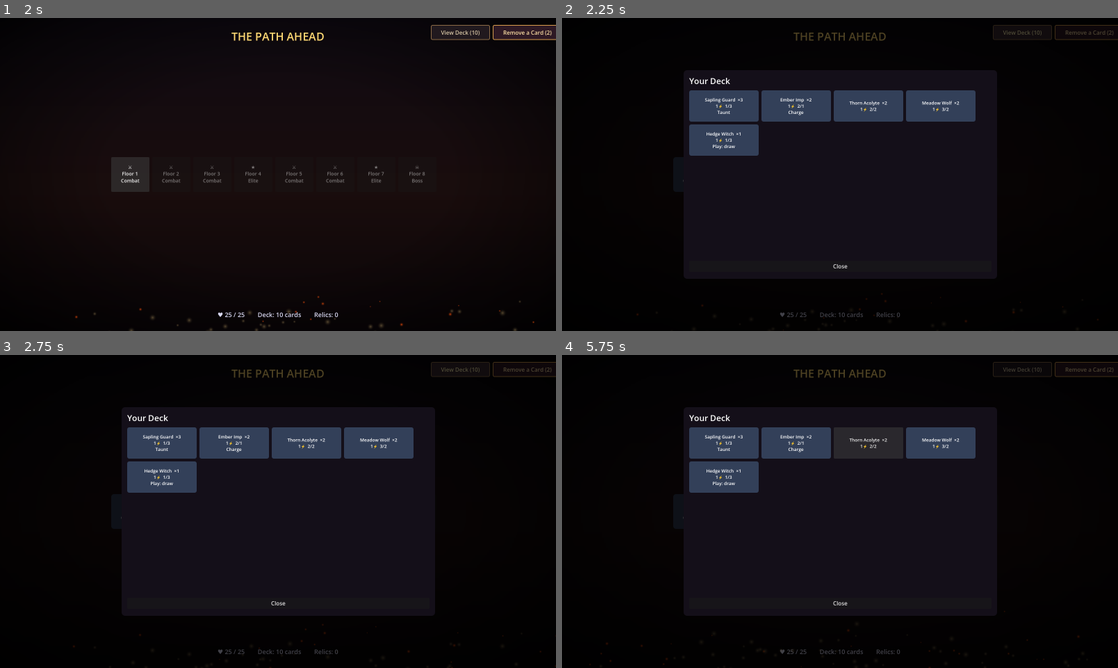
Above: before the commit, frames 1-4 (two rows, left to right).
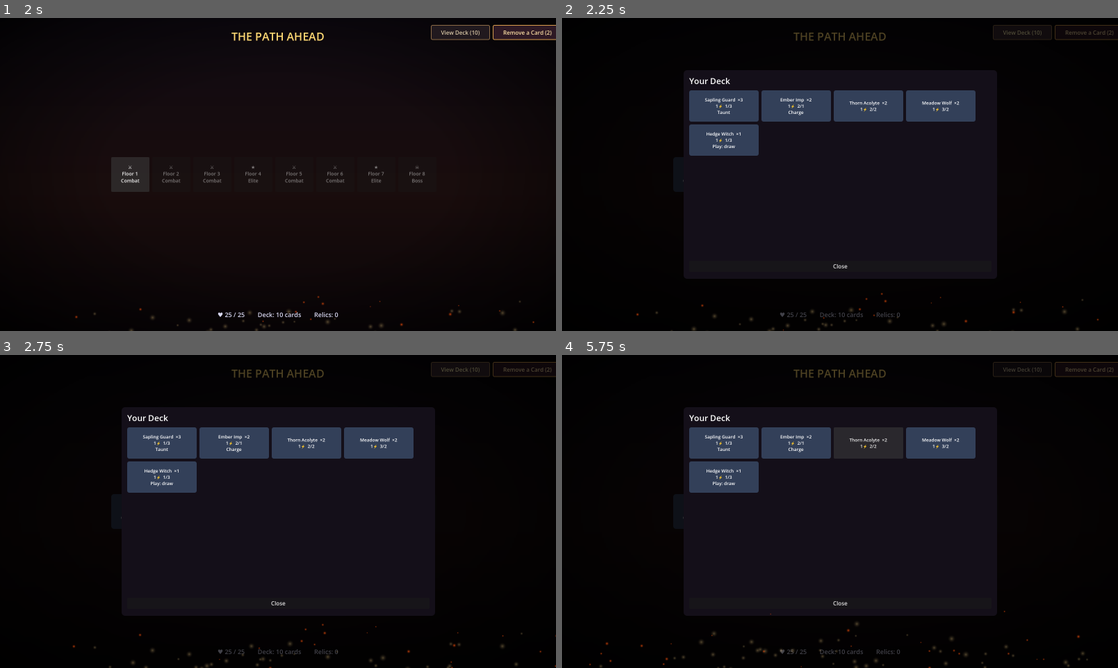
Above: after the commit, the same moments.

Repository: dani3379/card-wars
Game: Godot game, scene res://scenes/main_menu.tscn
The game is run twice, just before and just after one commit, with the same random seed, the same clock (stepped at 60 frames per second) and the same inputs.
Inputs:
- Up to frame 1 (2 s): click "START NEW RUN" at 0.5 s; click "⚔ Floor 1 Combat" at 1.25 s
- Up to frame 2 (2.25 s): click "View Deck (10)" at 2 s
- Up to frame 3 (2.75 s): no input
- Up to frame 4 (5.75 s): click "Remove a Card (2)" at 2.75 s; click "Sapling Guard ×3 1⚡ 1/3 Taunt" at 3.5 s; click "Ember Imp ×2 1⚡ 2/1 Charge" at 4.25 s; click "Thorn Acolyte ×2 1⚡ 2/2" at 5 s

Frame 1 is identical in both runs. In frame 2, less than 0.1% of the frame differs, in the area x 13-97%, y 87-100%; in frame 3, 0.1%; in frame 4, 0.1%, in the area x 4-95%, y 81-100%.

Commit message:
Move MenuAtmosphere visuals into CanvasLayers so they don't block input
Previously the gradient/vignette TextureRects and the dust/ember
GPUParticles2D were added as direct children of the host menu Control.
That put them inside the same Control input tree as the buttons, and on
some builds the particle nodes ended up above the HBox of floor buttons,
swallowing clicks — pressing "Floor 1 Combat" did nothing.

Now attach_to() creates two CanvasLayers on the host:
  - AtmosphereBack  (layer = -1) hosts the gradient + vignette
  - AtmosphereFront (layer =  1) hosts the dust + ember particles

CanvasLayers render outside the host Control's input tree, so the menu
buttons receive clicks normally regardless of how the particles layer
on top.

attach_to() is also now idempotent — re-running it (e.g. when the deck
overlay closes and rebuilds the map) reuses the existing layers and
clears their children instead of stacking duplicates.

Diff:
--- a/scripts/MenuAtmosphere.gd
+++ b/scripts/MenuAtmosphere.gd
@@ -5,19 +5,46 @@
 ## and dust motes. Call MenuAtmosphere.attach_to(self) from a menu's _ready().
 ##
 ## All assets are procedural so the project doesn't need image files.
+##
+## Atmosphere lives in two CanvasLayers attached to the host:
+##   - "AtmosphereBack"  (layer = -1) — gradient + vignette, drawn behind UI
+##   - "AtmosphereFront" (layer =  1) — dust + embers, drawn over UI
+## Putting them in CanvasLayers means the visuals never participate in the
+## host's Control input tree, so they can't accidentally swallow button
+## clicks.
 
-# Builds the visuals as children of `host` and inserts them at the bottom of
-# the child list so existing UI sits on top.
-static func attach_to(host: Control) -> void:
-	_add_gradient_background(host)
-	_add_vignette(host)
-	_add_dust_layer(host)
-	_add_ember_layer(host)
+const BACK_LAYER_NAME := "AtmosphereBack"
+const FRONT_LAYER_NAME := "AtmosphereFront"
 
 
-static func _add_gradient_background(host: Control) -> void:
-	# Replace any existing flat ColorRect named "Background" with a vertical
-	# gradient TextureRect that sits behind everything else.
+static func attach_to(host: Control) -> void:
+	var back := _make_canvas_layer(host, BACK_LAYER_NAME, -1)
+	var front := _make_canvas_layer(host, FRONT_LAYER_NAME, 1)
+	_add_gradient_background(back)
+	_add_vignette(back)
+	_add_dust_layer(front)
+	_add_ember_layer(front)
+	# Hide any flat-colour Background ColorRect that the .tscn may have shipped.
+	var legacy = host.get_node_or_null("Background")
+	if legacy is ColorRect:
+		legacy.visible = false
+
+
+static func _make_canvas_layer(host: Control, layer_name: String, layer: int) -> CanvasLayer:
+	var existing = host.get_node_or_null(layer_name)
+	if existing is CanvasLayer:
+		# Clean any previous run's children so re-attaching is idempotent.
+		for c in existing.get_children():
+			c.queue_free()
+		return existing
+	var cl = CanvasLayer.new()
+	cl.name = layer_name
+	cl.layer = layer
+	host.add_child(cl)
+	return cl
+
+
+static func _add_gradient_background(parent: CanvasLayer) -> void:
 	var bg = TextureRect.new()
 	bg.name = "GrimoireBackground"
 	bg.set_anchors_preset(Control.PRESET_FULL_RECT)
@@ -39,18 +66,10 @@
 	gtex.width = 16
 	gtex.height = 512
 	bg.texture = gtex
-
-	host.add_child(bg)
-	host.move_child(bg, 0)
-
-	# Hide any flat-colour Background ColorRect that the .tscn may have shipped.
-	var legacy = host.get_node_or_null("Background")
-	if legacy is ColorRect:
-		legacy.visible = false
+	parent.add_child(bg)
 
 
-static func _add_vignette(host: Control) -> void:
-	# Radial darkening at the edges.
+static func _add_vignette(parent: CanvasLayer) -> void:
 	var v = TextureRect.new()
 	v.name = "Vignette"
 	v.set_anchors_preset(Control.PRESET_FULL_RECT)
@@ -74,12 +93,10 @@
 	gtex.width = 512
 	gtex.height = 512
 	v.texture = gtex
-
-	host.add_child(v)
-	host.move_child(v, 1)
+	parent.add_child(v)
 
 
-static func _add_dust_layer(host: Control) -> void:
+static func _add_dust_layer(parent: CanvasLayer) -> void:
 	# Slow ambient dust drifting upward across the whole screen.
 	var p = GPUParticles2D.new()
 	p.name = "MenuDust"
@@ -102,11 +119,10 @@
 	p.process_material = pmat
 	p.texture = _make_soft_dot_texture(8, Color(1, 0.95, 0.8))
 	p.position = Vector2(800, 920)
-
-	host.add_child(p)
+	parent.add_child(p)
 
 
-static func _add_ember_layer(host: Control) -> void:
+static func _add_ember_layer(parent: CanvasLayer) -> void:
 	# Brighter, faster, warmer particles rising from the bottom corners.
 	var p = GPUParticles2D.new()
 	p.name = "MenuEmbers"
@@ -128,8 +144,7 @@
 	p.process_material = pmat
 	p.texture = _make_soft_dot_texture(6, Color(1, 0.6, 0.25))
 	p.position = Vector2(800, 920)
-
-	host.add_child(p)
+	parent.add_child(p)
 
 
 # Build a small radial-falloff dot texture so particles look like glow points
